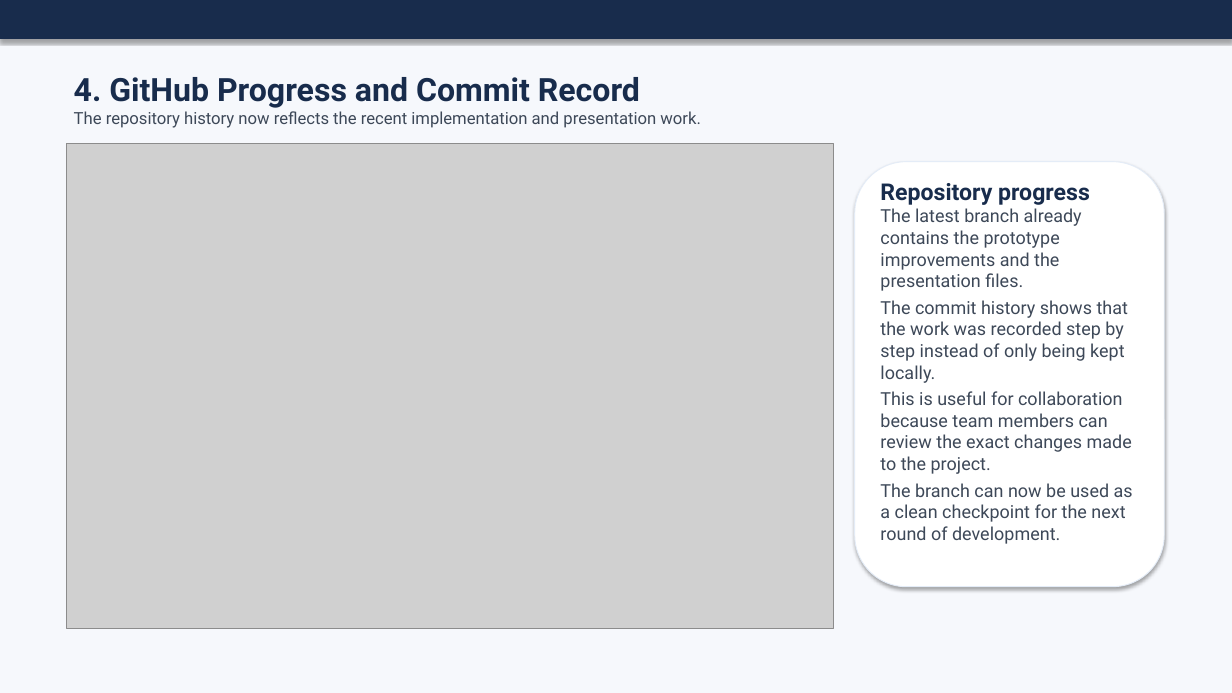
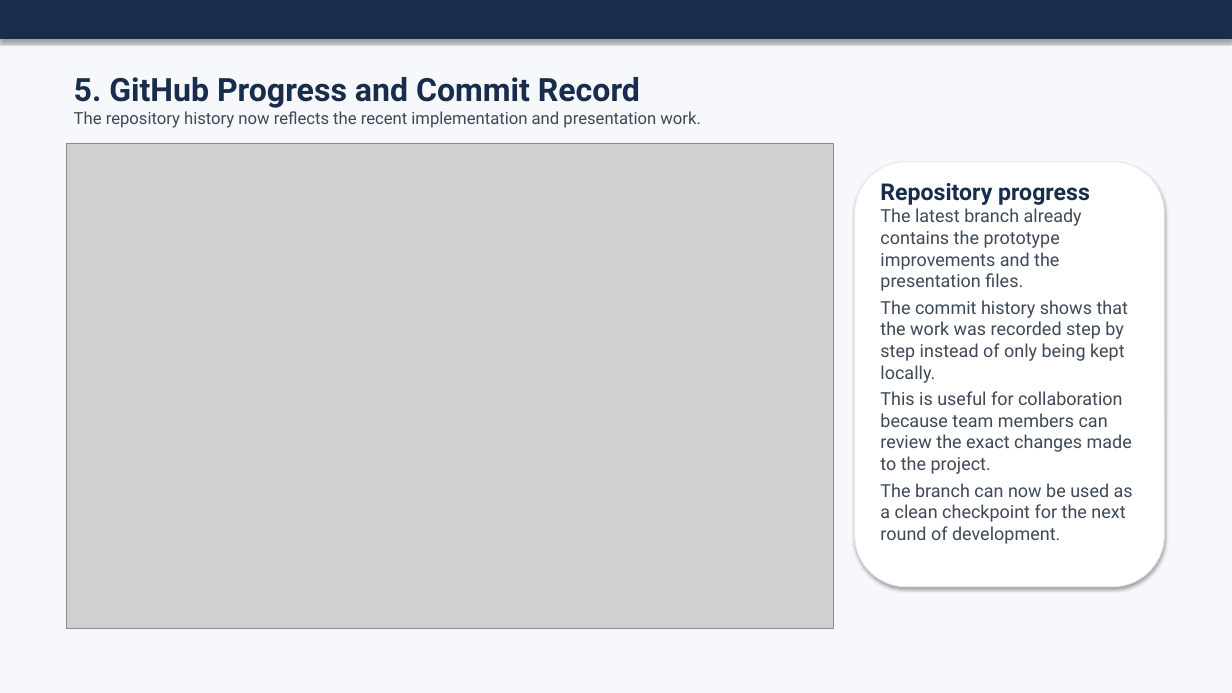
Before and after one commit to liubaohong001-cyber/-, a slide deck: slide 6 of presentation/Smart_Parking_MQTT_Presentation_EN.pptx (slide 5 before the commit). Drawn at 1232x693 pixels with LibreOffice and Linux fonts; fonts in the diff are those of the drawing; grey boxes stand for pictures. Boxes give left, top, right and bottom in pixels: in the first picture for what was removed or moved away, otherwise in the second. Text is boxed around its words. In the diff, an @@ line names an element or a change of style, - is before the commit and + after.

```diff
--- a/presentation/Smart_Parking_MQTT_Presentation_EN.pptx
+++ b/presentation/Smart_Parking_MQTT_Presentation_EN.pptx
@@ text at [74, 77, 640, 108]: text changed @@
-4. GitHub Progress and Commit Record
+5. GitHub Progress and Commit Record
```
Also in this commit, not shown: 3 other slides changed, 1 slide added, 3 other files.
